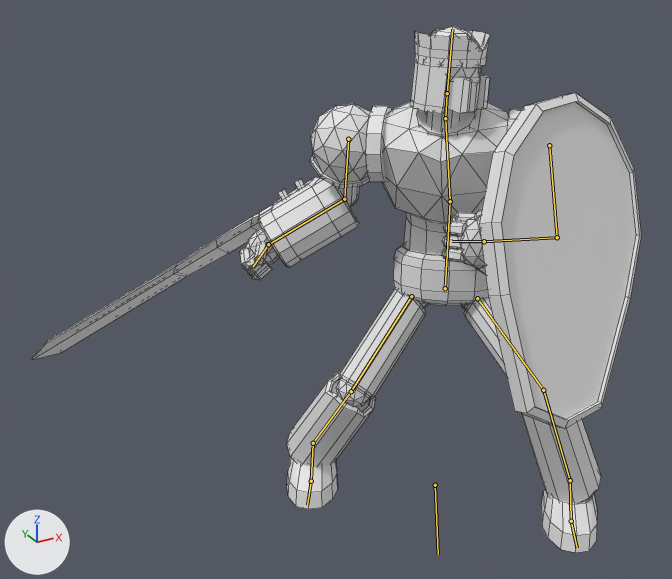
An edit to the Blender file Assets/Models/robot.blend, drawn before and after from the same camera.
Before and after are seen from a camera (50 mm lens) standing at (-21.8, -29.9, 26.1) and looking at (-5.0, 0.7, 10.9). Lighting does not change. The marker at lower left points along +X, +Y and +Z. Both versions are drawn at frame 830 of the action 'Animations'; the numbers are the values there. The bones that bend it are drawn over the model as lines. Mesh edges are drawn as thin lines.

Names of what the first picture shows: 'Robot'.
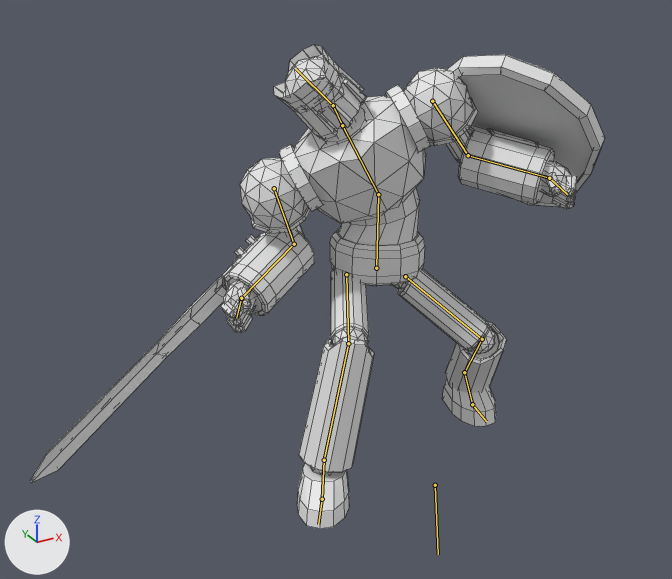
Pixel boxes [x1, y1, x2, y2] of what changed, in the pictures (672 x 579 px):
```json
{"object": "Robot", "change": "posed", "before": [33, 26, 642, 553], "after": [31, 45, 605, 529], "on screen": "8% shorter"}
{"bone": "Torso", "before": "(445, 288) to (450, 201)", "after": "(376, 268) to (378, 194)"}
{"bone": "Chest", "before": "(450, 201) to (445, 118)", "after": "(378, 194) to (342, 125)"}
{"bone": "Head", "before": "(447, 93) to (452, 29)", "after": "(333, 105) to (295, 68)"}
{"bone": "Upper Arm.L", "before": "(549, 145) to (557, 237)", "after": "(432, 101) to (468, 155)"}
{"bone": "Lower Arm.L", "before": "(557, 237) to (484, 241)", "after": "(468, 155) to (549, 178)"}
{"bone": "Lower Arm.R", "before": "(344, 199) to (268, 244)", "after": "(294, 244) to (241, 298)"}
```

Scene script edits in JSON lines:
```json
{"block": "bone_torso", "where": "bone_torso = bpy.data.objects['Armature'].pose.bones['Torso']  # child of 'Bone'"}
{"op": "set", "path": "bone_torso.location", "old": "(0.0, -2.69, 0.0)", "new": "(-3.07, -3.63, -4.41)"}
{"op": "set", "path": "bone_torso.rotation_quaternion", "old": "(0.999, -0.044, 0.013, -0.006)", "new": "(0.998, 0.054, 0.012, -0.007)", "note": "degrees (-5, 1, -1) -> degrees (6, 1, -1)"}
{"block": "bone_chest", "where": "bone_chest = bpy.data.objects['Armature'].pose.bones['Chest']  # child of 'Torso'"}
{"op": "set", "path": "bone_chest.rotation_quaternion", "old": "(0.951, 0.295, -0.085, 0.038)", "new": "(0.945, 0.17, 0.147, 0.212)", "note": "degrees (34, -11, 1) -> degrees (23, 12, 28)"}
{"block": "bone_head", "where": "bone_head = bpy.data.objects['Armature'].pose.bones['Head']  # child of 'Neck'"}
{"op": "set", "path": "bone_head.rotation_quaternion", "old": "(1.0, 0.0, 0.0, 0.0)", "new": "(0.932, 0.001, -0.267, 0.243)", "note": "degrees (0, 0, 0) -> degrees (-9, -30, 31)"}
{"block": "bone_upper_arm_l", "where": "bone_upper_arm_l = bpy.data.objects['Armature'].pose.bones['Upper Arm.L']  # child of 'Chest'"}
{"op": "set", "path": "bone_upper_arm_l.rotation_quaternion", "old": "(0.905, 0.095, 0.303, -0.284)", "new": "(0.882, -0.034, -0.358, -0.036)", "note": "degrees (0, 37, -35) -> degrees (-3, -44, -3)"}
{"block": "bone_lower_arm_l", "where": "bone_lower_arm_l = bpy.data.objects['Armature'].pose.bones['Lower Arm.L']  # child of 'Upper Arm.L'"}
{"op": "set", "path": "bone_lower_arm_l.rotation_quaternion", "old": "(0.632, 0.0, 0.0, -0.775)", "new": "(0.844, 0.0, 0.0, -0.537)", "note": "degrees (0, 0, -102) -> degrees (0, 0, -65)"}
{"block": "bone_lower_arm_r", "where": "bone_lower_arm_r = bpy.data.objects['Armature'].pose.bones['Lower Arm.R']  # child of 'Upper Arm.R'"}
{"op": "set", "path": "bone_lower_arm_r.rotation_quaternion", "old": "(0.824, 0.0, 0.0, -0.567)", "new": "(0.693, 0.0, 0.0, -0.739)", "note": "degrees (0, 0, -69) -> degrees (0, 0, -94)"}
{"block": "bone_leg_pole_target_l", "where": "bone_leg_pole_target_l = bpy.data.objects['Armature'].pose.bones['Leg Pole Target.L']  # child of 'Bone'"}
{"op": "set", "path": "bone_leg_pole_target_l.location", "old": "(-9.3, 14.36, 0.0)", "new": "(-13.73, 12.46, 7.87)"}
{"block": "bone_leg_control_l", "where": "bone_leg_control_l = bpy.data.objects['Armature'].pose.bones['Leg Control.L']  # child of 'Bone'"}
{"op": "set", "path": "bone_leg_control_l.location", "old": "(4.47, 1.8, 0.01)", "new": "(-0.04, -7.82, -0.04)"}
{"op": "set", "path": "bone_leg_control_l.rotation_quaternion", "old": "(1.0, 0.0, 0.0, 0.0)", "new": "(0.975, 0.0, 0.0, -0.195)", "note": "degrees (0, 0, 0) -> degrees (0, 0, -23)"}
{"block": "bone_leg_control_r", "where": "bone_leg_control_r = bpy.data.objects['Armature'].pose.bones['Leg Control.R']  # child of 'Bone'"}
{"op": "set", "path": "bone_leg_control_r.location", "old": "(-4.41, -0.37, 0.0)", "new": "(-3.78, 0.98, 0.0)"}
```
